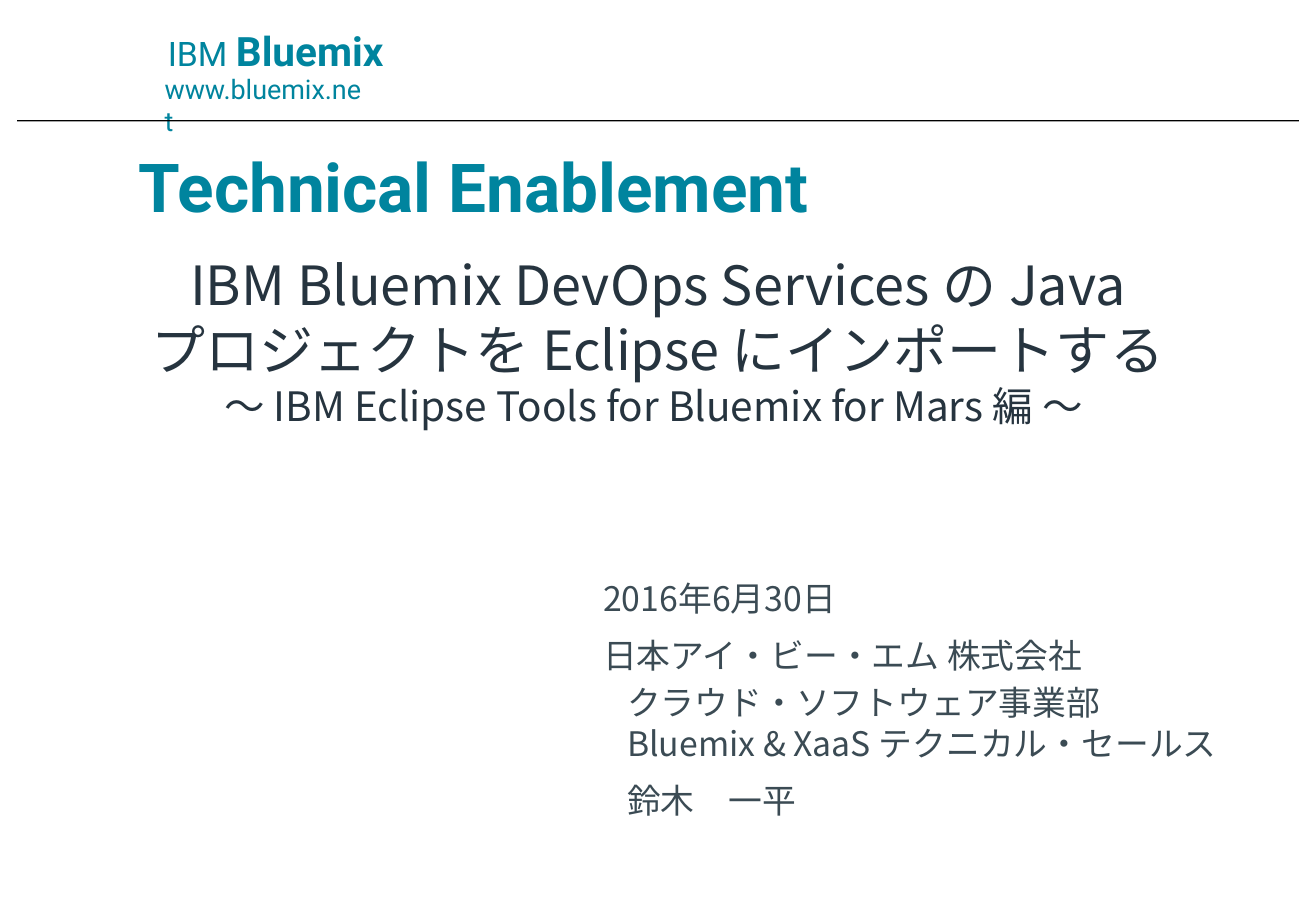
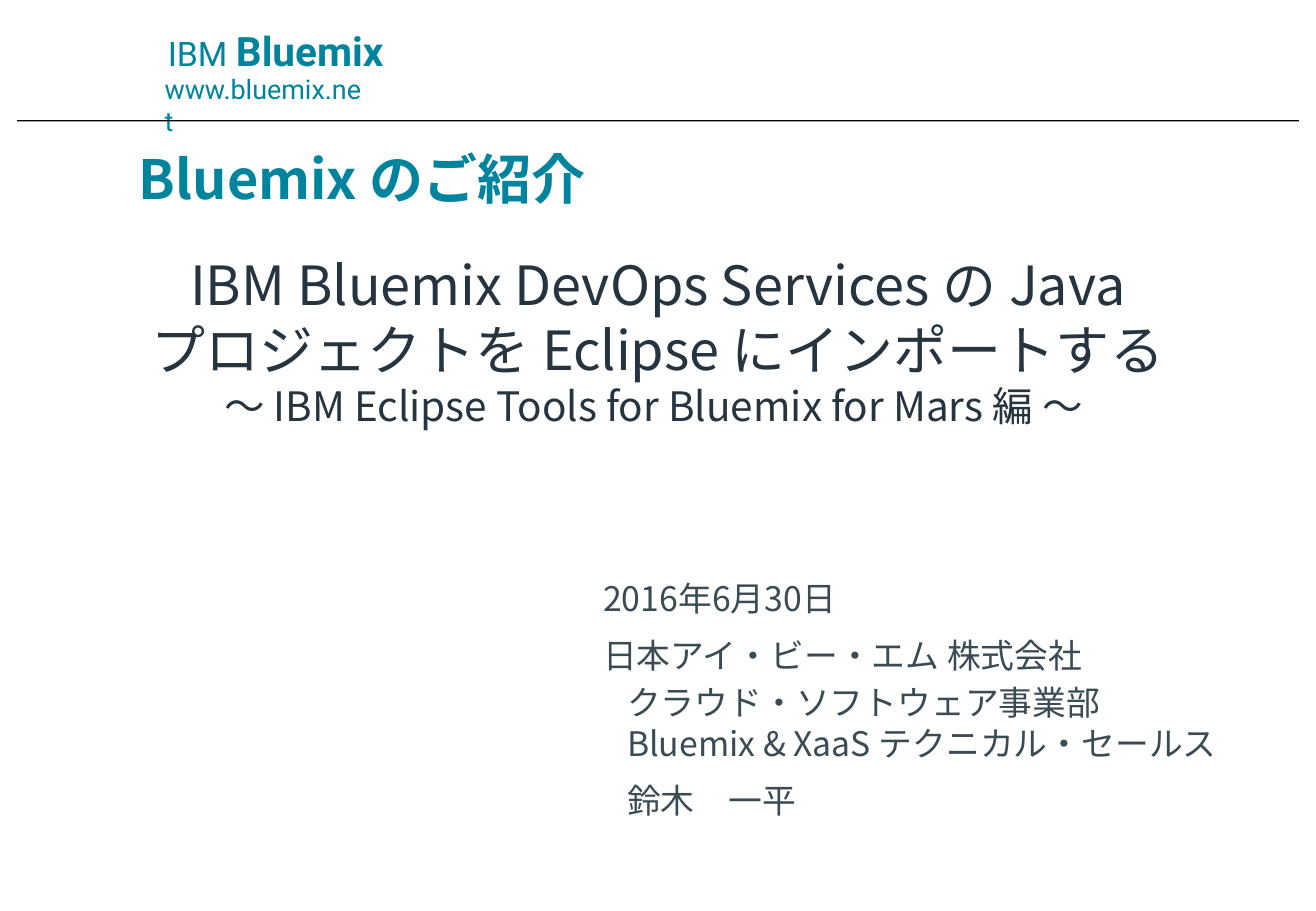
Before and after one commit to ippei0605/hello-java, a slide deck: slide 1 of doc/IBM Bluemix DevOps Services のプロジェクトを Eclipse にインポートする ～ IBM Eclipse Tools for Bluemix for Mars 編 ～.pptx. Drawn at 1316x911 pixels with LibreOffice and Linux fonts; fonts in the diff are those of the drawing; background and template pictures are left out. Boxes give left, top, right and bottom in pixels: in the first picture for what was removed or moved away, otherwise in the second. Text is boxed around its words. In the diff, an @@ line names an element or a change of style, - is before the commit and + after.

```diff
--- a/doc/IBM Bluemix DevOps Services のプロジェクトを Eclipse にインポートする ～ IBM Eclipse Tools for Bluemix for Mars 編 ～.pptx
+++ b/doc/IBM Bluemix DevOps Services のプロジェクトを Eclipse にインポートする ～ IBM Eclipse Tools for Bluemix for Mars 編 ～.pptx
@@ text removed at <box>139,161,808,213</box> @@
-Technical Enablement
@@ text added at <box>139,152,586,204</box>, 32 pt, text #00849E, bold @@
+Bluemix のご紹介
```
Also in this commit, not shown: 1 other slide changed, 2 other files.
